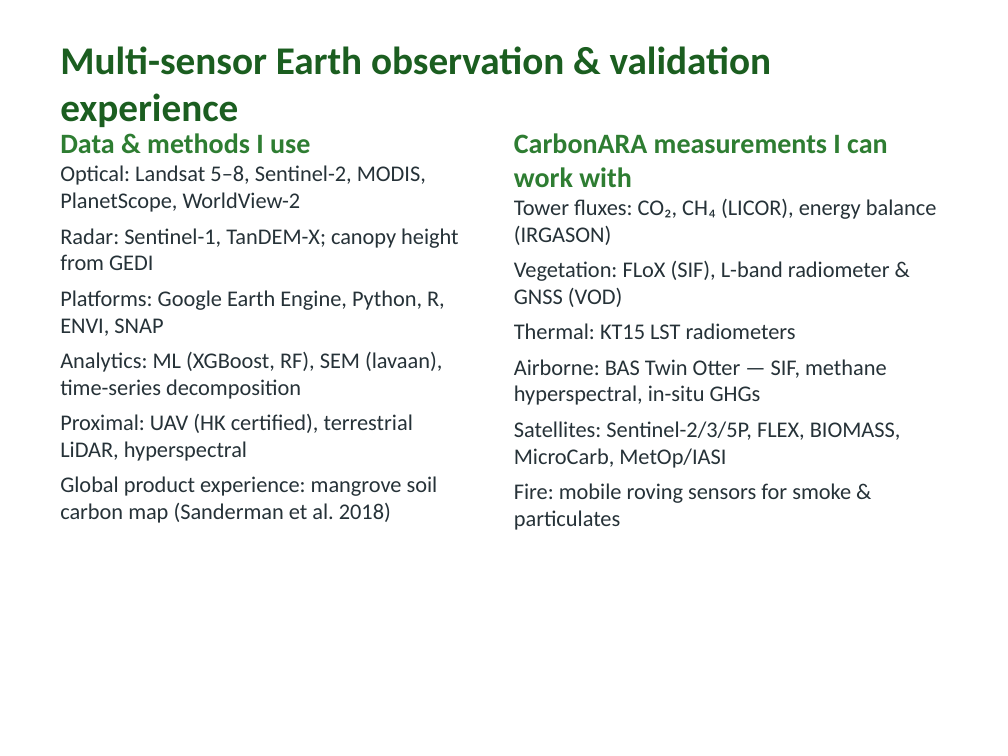
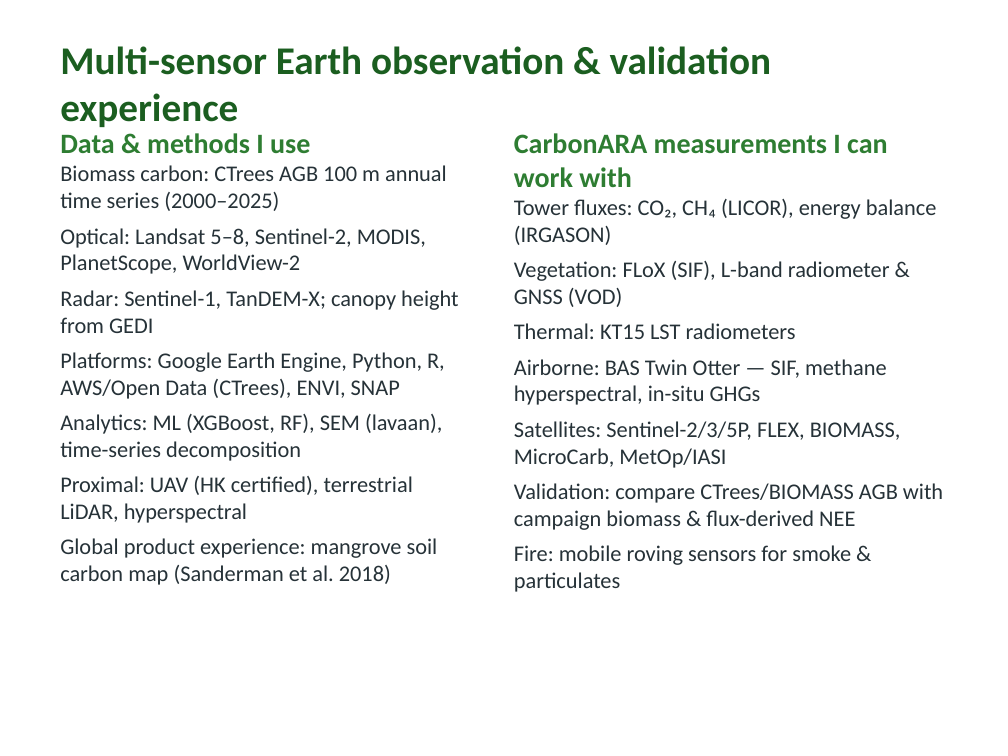
Before and after one commit to Mizanfwt04/Mangrove_forest_resilience_Sundarbans, a slide deck: slide 7 of CarbonARA_Interview_MdMizanRahman.pptx. Drawn at 1008x756 pixels with LibreOffice and Linux fonts; fonts in the diff are those of the drawing. Boxes give left, top, right and bottom in pixels: in the first picture for what was removed or moved away, otherwise in the second. Text is boxed around its words. In the diff, an @@ line names an element or a change of style, - is before the commit and + after.

```diff
--- a/CarbonARA_Interview_MdMizanRahman.pptx
+++ b/CarbonARA_Interview_MdMizanRahman.pptx
@@ text at [60,165,447,211]: paragraph added @@
+Biomass carbon: CTrees AGB 100 m annual time series (2000–2025)
@@ text at [60,352,445,399]: text changed @@
-Platforms: Google Earth Engine, Python, R, ENVI, SNAP
+Platforms: Google Earth Engine, Python, R, AWS/Open Data (CTrees), ENVI, SNAP
@@ text at [514,483,943,530]: paragraph added @@
+Validation: compare CTrees/BIOMASS AGB with campaign biomass & flux-derived NEE
```
Also in this commit, not shown: 4 other slides changed, 1 other file.
